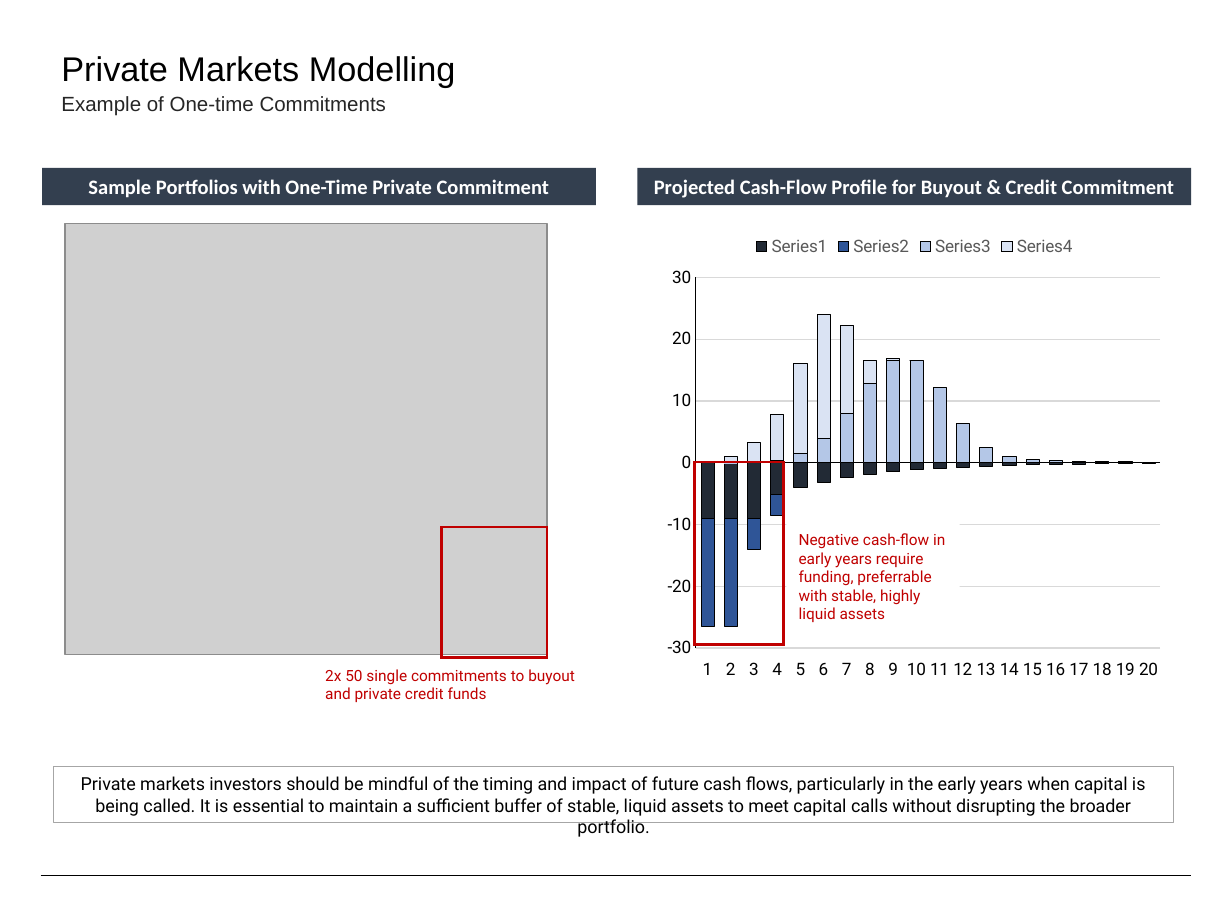
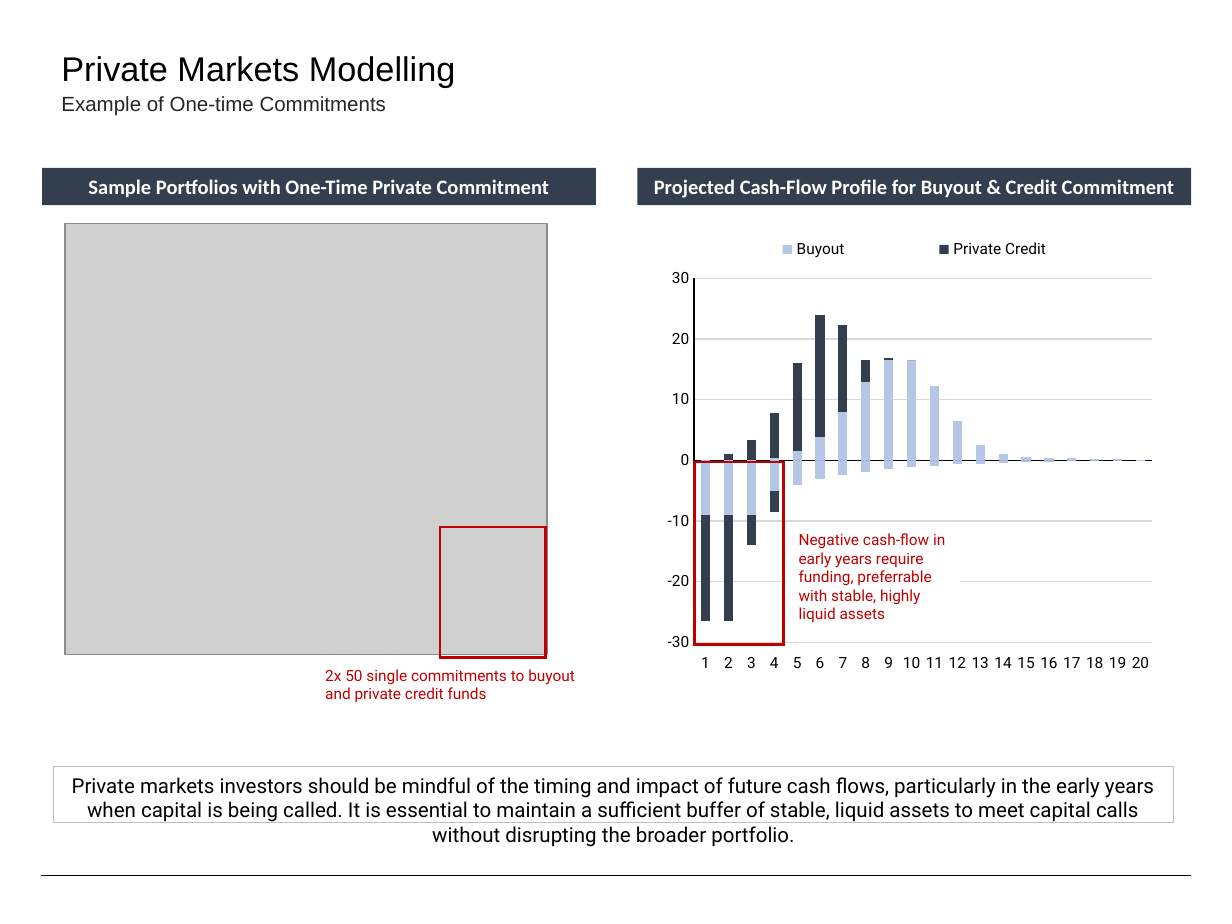
Before and after one commit to fabarker/epsilon-phi, a slide deck: slide 37 of epsilon-phi-core/src/python/epsilonPhi/ep_saa/marketing/Slides.pptx (slide 34 before the commit). Drawn at 1232x924 pixels with LibreOffice and Linux fonts; fonts in the diff are those of the drawing; grey boxes stand for pictures. Boxes give left, top, right and bottom in pixels: in the first picture for what was removed or moved away, otherwise in the second. Text is boxed around its words. In the diff, an @@ line names an element or a change of style, - is before the commit and + after.

```diff
--- a/epsilon-phi-core/src/python/epsilonPhi/ep_saa/marketing/Slides.pptx
+++ b/epsilon-phi-core/src/python/epsilonPhi/ep_saa/marketing/Slides.pptx
@@ column stacked chart at (647,218,1170,694) @@
-: -9, -9, -9, -5, -4, -3, -2, -2, -1, -1, -1, -1, -1, 0, 0, 0, 0, 0, 0, 0
+Buyout: -9, -9, -9, -5, -4, -3, -2, -2, -1, -1, -1, -1, -1, 0, 0, 0, 0, 0, 0, 0
@@ colour of Buyout #222A35 to #B4C7E7 @@
-: -18, -18, -5, -3, 0, 0, 0, 0, 0, 0, 0, 0, 0, 0, 0, 0, 0, 0, 0, 0
+Private Credit: -18, -18, -5, -3, 0, 0, 0, 0, 0, 0, 0, 0, 0, 0, 0, 0, 0, 0, 0, 0
@@ colour of Private Credit #2F5597 to #333F50 @@
-: 0, 0, 0, 0, 2, 4, 8, 13, 17, 17, 12, 6, 3, 1, 1, 0, 0, 0, 0, 0
+Series 3: 0, 0, 0, 0, 2, 4, 8, 13, 17, 17, 12, 6, 3, 1, 1, 0, 0, 0, 0, 0
-: 0, 1, 3, 7, 15, 20, 14, 4, 0, 0, 0, 0, 0, 0, 0, 0, 0, 0, 0, 0
+Series 4: 0, 1, 3, 7, 15, 20, 14, 4, 0, 0, 0, 0, 0, 0, 0, 0, 0, 0, 0, 0
@@ colour of Series 4 #DAE3F3 to #333F50 @@
@@ legend changed @@
@@ category axis changed @@
@@ value axis changed @@
@@ bar spacing changed @@
@@ plot area changed @@
@@ column stacked chart: place and size @@
-column stacked chart at (650,223,1179,689)
+column stacked chart at (647,218,1170,694)
@@ rectangle "Negative cash-flow in early years ...": place and size @@
-rectangle "Negative cash-flow in early years ..." at (799,533,945,622)
+rectangle "Negative cash-flow in early years ..." at (786,524,960,630)
@@ rectangle "Private markets investors should be ..." at (54,766,1174,822): size 10.5 to 12 pt; outline #A6A6A6 0.5 pt to #BFBFBF 0.5 pt @@
```
Also in this commit, not shown: 18 other slides changed, 5 slides added, 2 slides removed, 21 other files.
